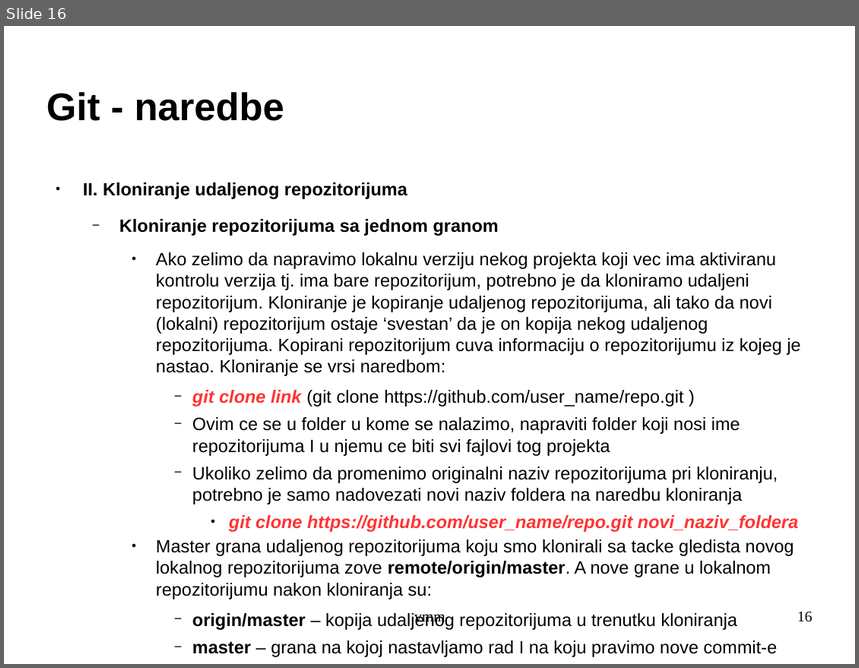
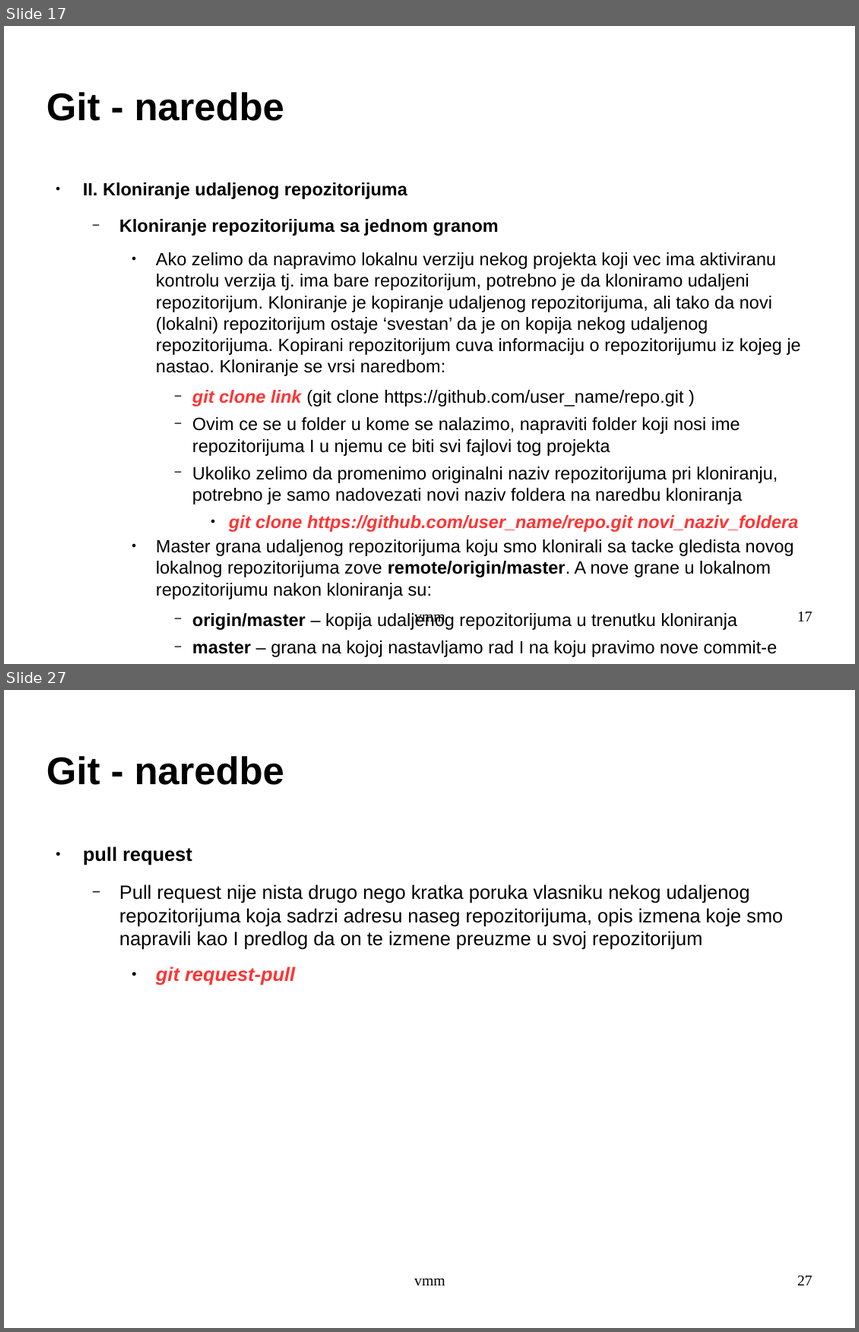
Before and after one commit to archpriestgnu/git_tut, a slide deck: git.odp. Shown one above the other, each under a label of ours: slide 16 before the commit, slides 17 and 27 after it; the slides between them are not shown. The pictures are 859x668 and 859x1332 pixels, drawn with LibreOffice and Linux fonts; fonts in the diff are those of the drawing; background and template pictures are left out. Boxes give left, top, right and bottom in pixels: in the first picture for what was removed or moved away, otherwise in the second. Text is boxed around its words. In the diff, an @@ line names an element or a change of style, - is before the commit and + after.

```diff
--- a/git.odp
+++ b/git.odp
@@ slide 27 added at (4, 690, 855, 1328), background picture (left out) @@
@@ title added at (47, 756, 284, 785), 36 pt, text #000000, bold @@
+Git - naredbe
@@ text added at (83, 847, 783, 985), 18 pt, text #000000 @@
+● pull request
+  − Pull request nije nista drugo nego kratka poruka vlasniku nekog udaljenog repozitorijuma koja sadrzi adresu naseg repozitorijuma, opis izmena koje smo napravili kao I predlog da on te izmene preuzme u svoj repozitorijum
+    ● git request-pull
@@ text added at (414, 1278, 446, 1286), 14 pt, text #000000 @@
+vmm
@@ page number added at (797, 1276, 813, 1286), 14 pt, text #000000 @@
+27
@@ what was slide 16 is now slide 17 @@
@@ page number at (797, 612, 813, 622): text changed @@
-16
+17
```
Also in this commit, not shown: 1 slide changed, 10 other slides added.
